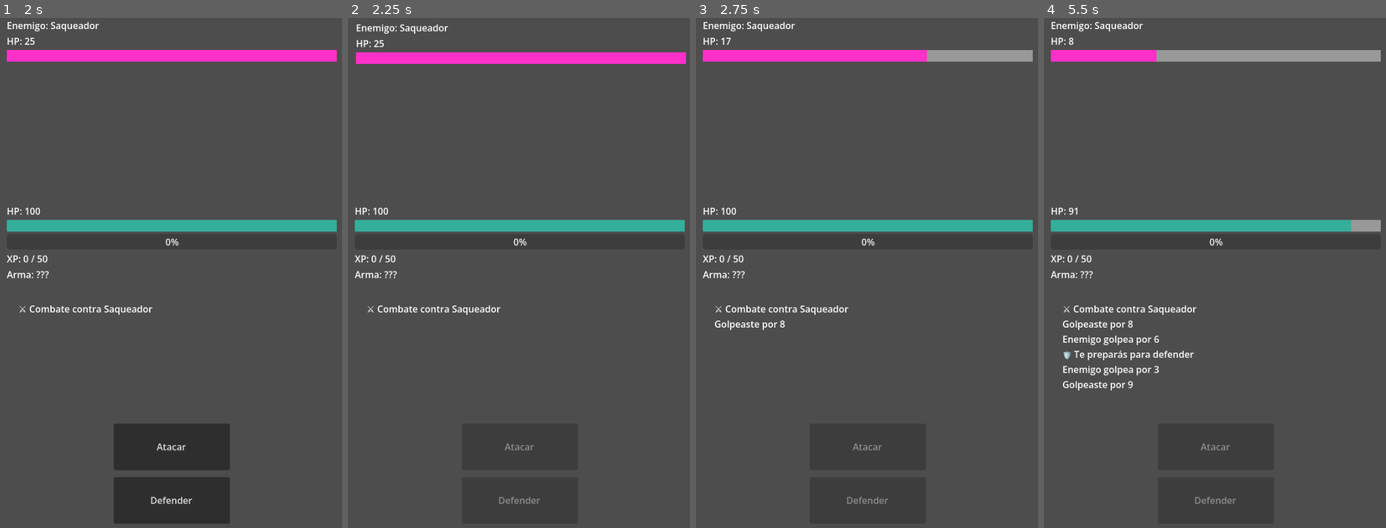
Above: before the commit, frames 1-4 (left to right).
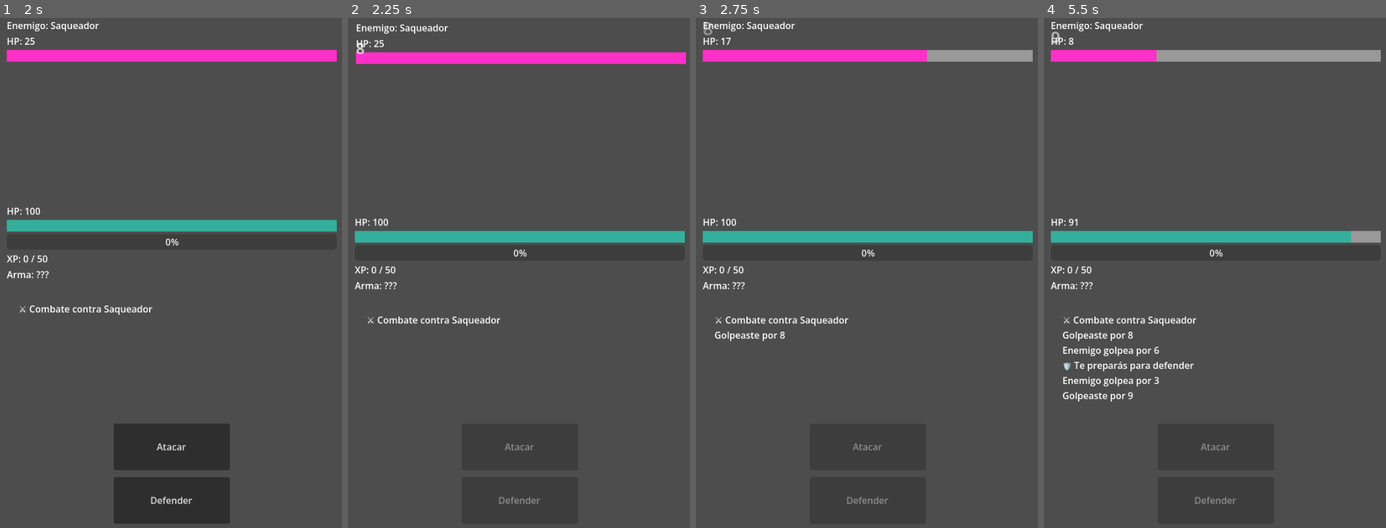
Above: after the commit, the same moments.

Repository: MirandaFrancoCBA/apocalypsheep
Game: Godot game, scene res://scenes/main_menu.tscn
Two runs of this game, one before a commit and one after it. Both use one fixed random seed, a clock stepped at 60 frames per second and the inputs below.
Inputs:
- Up to frame 1 (2 s): click "CONTINUAR" at 0.5 s; click "Ciudad destruida (Lv 1-3)" at 1.25 s
- Up to frame 2 (2.25 s): click "Atacar" at 2 s
- Up to frame 3 (2.75 s): no input
- Up to frame 4 (5.5 s): click "Defender" at 3.5 s; click "Atacar" at 5 s

Frame 1 is identical in both runs. In frame 2, 5.4% of the frame differs, in the area x 1-99%, y 5-61%; in frame 3, 5.7%; in frame 4, 7.1%, in the area x 1-99%, y 2-76%.

Commit message:
Feat: numeros flotantes

Diff:
--- /dev/null
+++ b/scenes/ui/damage_number.tscn
@@ -0,0 +1,11 @@
+[gd_scene format=3 uid="uid://dqoapppd8dokd"]
+
+[ext_resource type="Script" uid="uid://d307h2qfdfcgn" path="res://scripts/ui/damage_number.gd" id="1_ul084"]
+
+[node name="DamageNumber" type="Label" unique_id=1278186528]
+offset_right = 40.0
+offset_bottom = 45.0
+theme_override_font_sizes/font_size = 32
+text = "0"
+horizontal_alignment = 1
+script = ExtResource("1_ul084")
--- a/scripts/managers/game_manager.gd
+++ b/scripts/managers/game_manager.gd
@@ -6,7 +6,7 @@
 # ─────────────────────────────────────────
 signal player_data_changed
 signal zone_selected(zone)
-signal level_up(new_level)
+signal level_up(new_level, hp_gain, damage_gain)
 signal game_saved
 
 # ─────────────────────────────────────────
@@ -193,6 +193,10 @@
 	return int(50 * pow(level, 1.5))
 
 func _level_up() -> void:
+
+	var old_max_hp = player_data["max_hp"]
+	var old_damage = player_data["damage"]
+
 	player_data["level"] += 1
 
 	# 📈 scaling básico
@@ -201,10 +205,21 @@
 
 	player_data["hp"] = player_data["max_hp"]
 
+	# 📊 calcular gains
+	var hp_gain = player_data["max_hp"] - old_max_hp
+	var damage_gain = player_data["damage"] - old_damage
+
 	# 🔁 recalcular XP necesaria
-	player_data["xp_to_next"] = calculate_xp_to_next(player_data["level"])
-
-	emit_signal("level_up", player_data["level"])
+	player_data["xp_to_next"] = calculate_xp_to_next(
+		player_data["level"]
+	)
+
+	emit_signal(
+		"level_up",
+		player_data["level"],
+		hp_gain,
+		damage_gain
+	)
 
 	print("[LEVEL UP] Nivel:", player_data["level"])
 
--- a/scripts/ui/combat_screen.gd
+++ b/scripts/ui/combat_screen.gd
@@ -25,6 +25,9 @@
 @export var xp_bar: ProgressBar
 @export var label_xp: Label
 @export var label_saving: Label
+const DamageNumberScene = preload(
+	"res://scenes/ui/damage_number.tscn"
+)
 
 # ─────────────────────────────────────────
 # CONFIG
@@ -52,13 +55,22 @@
 	GameManager.player_data_changed.connect(_update_xp_ui)
 	GameManager.game_saved.connect(show_save_feedback)
 
-func _on_level_up(new_level: int) -> void:
+func _on_level_up(
+	new_level: int,
+	hp_gain: int,
+	damage_gain: int
+) -> void:
+
 	add_log("🎉 LEVEL UP! Nivel " + str(new_level))
 
 	var popup = LevelUpPopup.instantiate()
 	add_child(popup)
 
-	popup.show_level_up(new_level)
+	popup.show_level_up(
+		new_level,
+		hp_gain,
+		damage_gain
+	)
 
 
 # ─────────────────────────────────────────
@@ -147,6 +159,11 @@
 
 	# ataque jugador
 	var result = combat_system.player_attack(player, enemy)
+	_show_damage_number(
+	enemy_container,
+	result["damage"],
+	result["is_crit"]
+)
 
 	await _flash(enemy_container, Color.RED)
 	await _shake(enemy_container)
@@ -202,6 +219,11 @@
 	await get_tree().create_timer(0.5).timeout
 
 	var result = combat_system.enemy_attack(player, enemy)
+	_show_damage_number(
+	player_container,
+	result["damage"],
+	result["is_crit"]
+)
 
 	await _flash(player_container, Color.BLUE)
 	await _shake(player_container)
@@ -284,7 +306,7 @@
 	GameManager.set_combat_result(result)
 
 	if result == "victory":
-		var xp_gained := 20
+		var xp_gained := 40
 		GameManager.add_xp(xp_gained)
 
 		add_log("✨ Ganaste " + str(xp_gained) + " XP")
@@ -471,3 +493,65 @@
 	await tween.finished
 
 	label_saving.visible = false
+
+func _show_damage_number(
+	target_node: Control,
+	damage: int,
+	is_crit: bool
+) -> void:
+
+	var label := Label.new()
+
+	label.text = str(damage)
+
+	# 🔥 estilo crítico
+	if is_crit:
+		label.text = "💥 " + label.text
+		label.add_theme_font_size_override("font_size", 32)
+		label.scale = Vector2(1.2, 1.2)
+	else:
+		label.add_theme_font_size_override("font_size", 24)
+
+	# 📍 esperar frame para que size exista
+	target_node.add_child(label)
+
+	await get_tree().process_frame
+
+	# 🎯 centro del container
+	label.position = Vector2(
+		(target_node.size.x / 2) - (label.size.x / 2),
+		(target_node.size.y / 2) - (label.size.y / 2)
+	)
+
+	# ✨ animación más lenta y visible
+	var tween = create_tween()
+
+	tween.set_parallel(true)
+
+	# subir
+	tween.tween_property(
+		label,
+		"position:y",
+		label.position.y - 80,
+		1.2
+	)
+
+	# fade out
+	tween.tween_property(
+		label,
+		"modulate:a",
+		0.0,
+		1.2
+	)
+
+	# pequeño zoom
+	tween.tween_property(
+		label,
+		"scale",
+		Vector2(1.5, 1.5),
+		1.2
+	)
+
+	await tween.finished
+
+	label.queue_free()
--- /dev/null
+++ b/scripts/ui/damage_number.gd
@@ -0,0 +1,47 @@
+extends Label
+
+var float_distance := 80.0
+var duration := 0.8
+
+func setup(
+	damage: int,
+	is_critical: bool = false
+) -> void:
+
+	text = str(damage)
+
+	if is_critical:
+		modulate = Color.YELLOW
+		scale = Vector2(1.5, 1.5)
+		text = "💥 " + text
+	else:
+		modulate = Color.WHITE
+
+	animate()
+
+func animate() -> void:
+
+	var tween = create_tween()
+
+	var _start_pos = position
+	var end_pos = position + Vector2(0, -float_distance)
+
+	tween.set_parallel(true)
+
+	tween.tween_property(
+		self,
+		"position",
+		end_pos,
+		duration
+	)
+
+	tween.tween_property(
+		self,
+		"modulate:a",
+		0.0,
+		duration
+	)
+
+	await tween.finished
+
+	queue_free()
--- a/scripts/ui/level_up_popup.gd
+++ b/scripts/ui/level_up_popup.gd
@@ -2,8 +2,17 @@
 
 @onready var label = $CenterContainer/Panel/Label
 
-func show_level_up(level: int) -> void:
-	label.text = "🔥 LEVEL UP!\nNivel " + str(level)
+func show_level_up(
+	level: int,
+	hp_gain: int,
+	damage_gain: int
+):
+	label.text = (
+	"🎉 LEVEL UP!\n\n" +
+	"Nivel " + str(level) + "\n" +
+	"+%d HP\n" % hp_gain +
+	"+%d Daño" % damage_gain
+)
 
 	modulate.a = 0
 	scale = Vector2(2.0, 2.0)
Not shown, added: scripts/ui/damage_number.gd.uid
